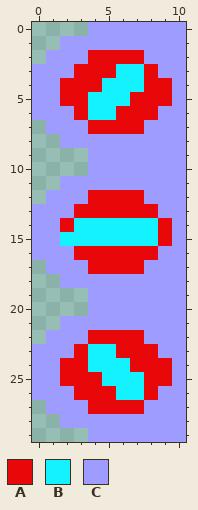
A pixel-art sprite gets an edit: assets/wheel.png. This is how it looked before the edit.
The file is 11x30 pixels.
Palette (. is transparent): A #e80709  B #13f3ff  C #9e9dff
Pixels before, first column x 0:
 0 ....CCCCCCC
 1 ..CCCCCCCCC
 2 .CCCAAAACCC
 3 CCCAAABBACC
 4 CCAAABBBAAC
 5 CCAABBBAAAC
 6 CCCABBAAACC
 7 .CCCAAAACCC
 8 ..CCCCCCCCC
 9 ....CCCCCCC
10 ....CCCCCCC
11 ..CCCCCCCCC
12 .CCCAAAACCC
13 CCCAAAAAACC
14 CCABBBBBBAC
15 CCBBBBBBBAC
16 CCCAAAAAACC
17 .CCCAAAACCC
18 ..CCCCCCCCC
19 ....CCCCCCC
20 ....CCCCCCC
21 ..CCCCCCCCC
22 .CCCAAAACCC
23 CCCABBAAACC
24 CCAABBBAAAC
25 CCAAABBBAAC
26 CCCAAABBACC
27 .CCCAAAACCC
28 ..CCCCCCCCC
29 ....CCCCCCC
Once edited:
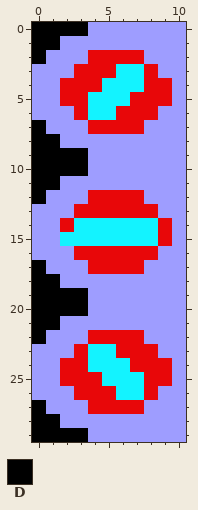
Colours new in this view: D #000000
Change:
The edit adds colour D in row 0 at x 0 to 3; in row 1 at x 0 to 1; in row 2 at x 0; in row 7 at x 0; in row 8 at x 0 to 1; in rows 9 to 10 at x 0 to 3.
The edit adds colour D in row 11 at x 0 to 1; in row 12 at x 0; in row 17 at x 0; in row 18 at x 0 to 1; in rows 19 to 20 at x 0 to 3; in row 21 at x 0 to 1.
The edit adds colour D in row 22 at x 0; in row 27 at x 0; in row 28 at x 0 to 1; in row 29 at x 0 to 3.
Changed places in both pictures, as pixel boxes (x1, y1, x2, y2):
added: (32, 22, 88, 64)
added: (32, 120, 88, 344)
added: (32, 400, 88, 442)
